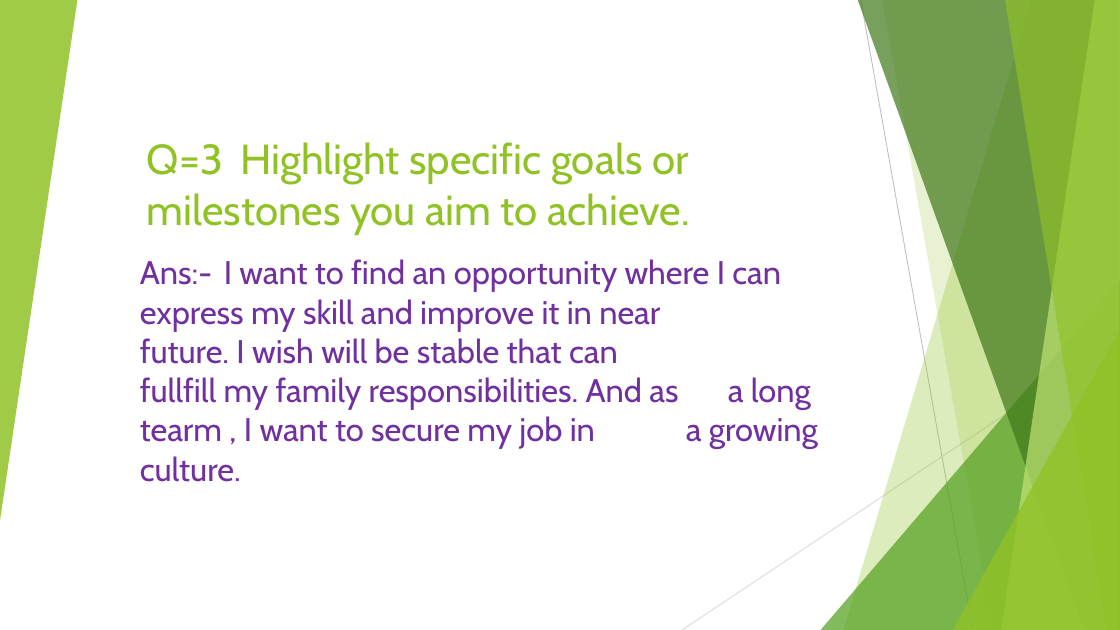
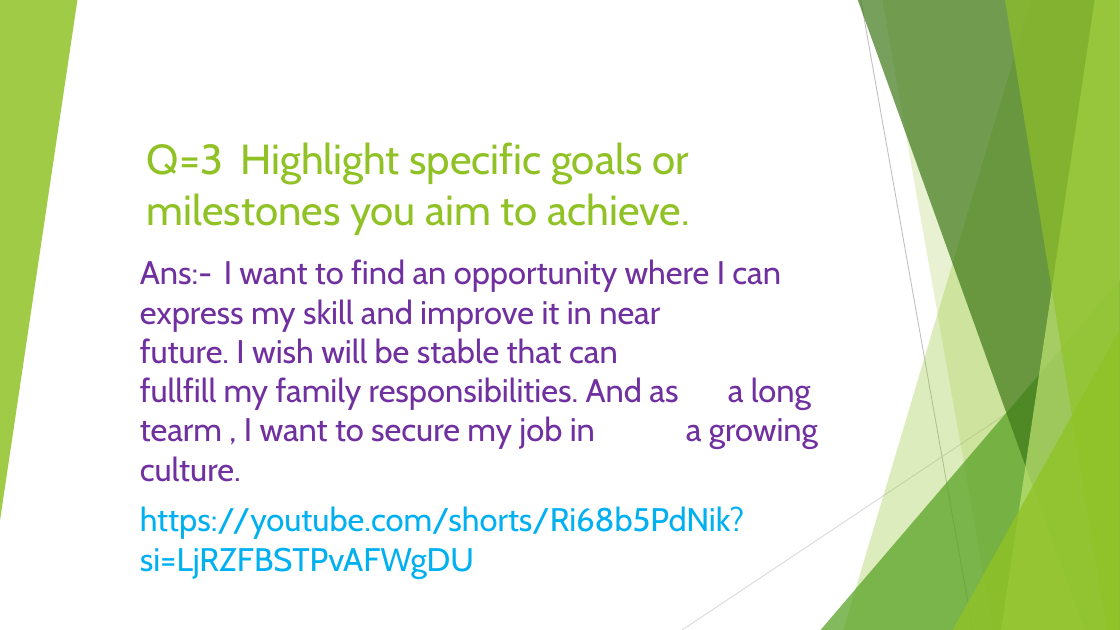
Before and after one commit to JayLalcheta03/topsRepo, a slide deck: slide 4 of Soft-Skill Assignment/Module-4 HR Questions.pptx. Drawn at 1120x630 pixels with LibreOffice and Linux fonts; fonts in the diff are those of the drawing. Boxes give left, top, right and bottom in pixels: in the first picture for what was removed or moved away, otherwise in the second. Text is boxed around its words. In the diff, an @@ line names an element or a change of style, - is before the commit and + after.

Commit message:
module-4 changes done

```diff
--- a/Soft-Skill Assignment/Module-4 HR Questions.pptx
+++ b/Soft-Skill Assignment/Module-4 HR Questions.pptx
@@ subtitle at (x1=140, y1=506, x2=744, y2=579): paragraph added @@
+https://youtube.com/shorts/Ri68b5PdNik?si=LjRZFBSTPvAFWgDU
```
